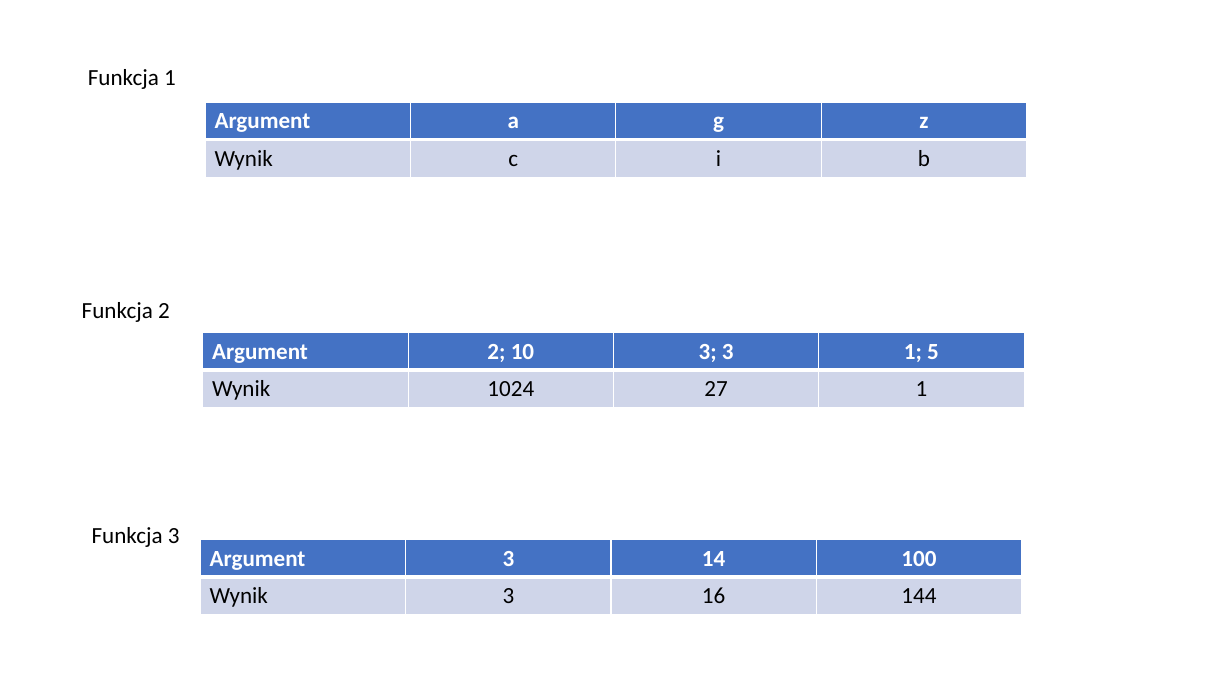
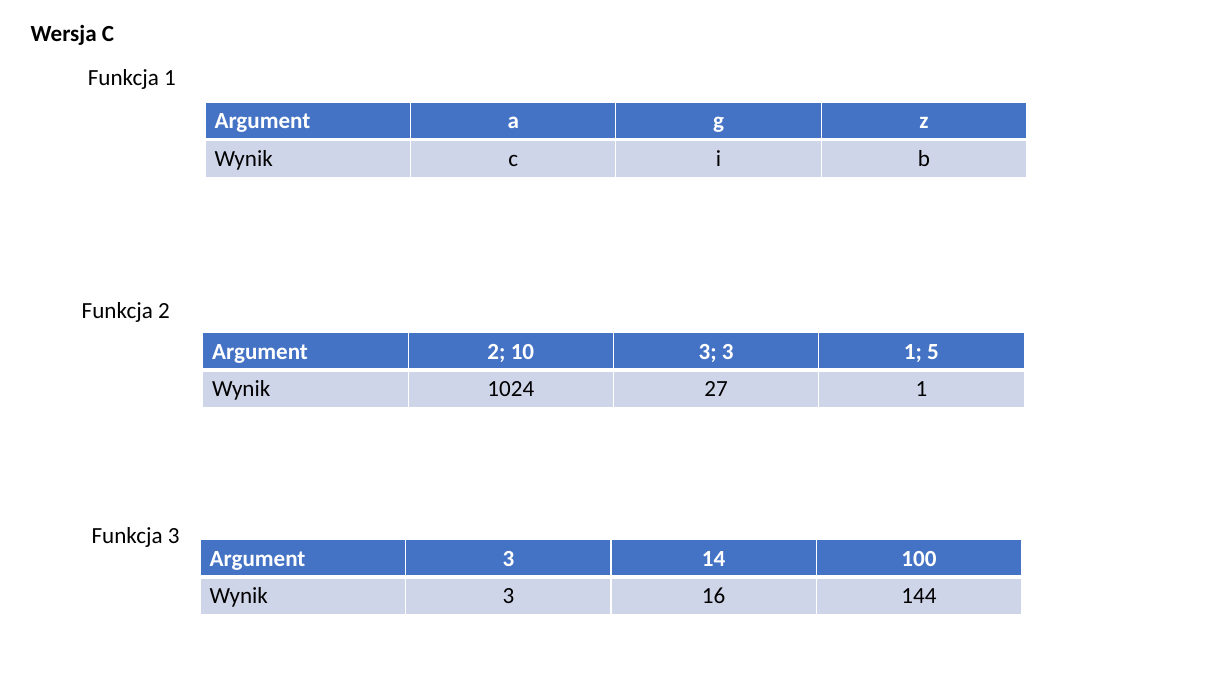
Before and after one commit to blackbat13/CS-HTiEW, a slide deck: slide 5 of Wprowadzenie do funkcji/IV. Wprowadzenie do funkcji/Zadania.pptx. Drawn at 1232x693 pixels with LibreOffice and Linux fonts; fonts in the diff are those of the drawing. Boxes give left, top, right and bottom in pixels: in the first picture for what was removed or moved away, otherwise in the second. Text is boxed around its words. In the diff, an @@ line names an element or a change of style, - is before the commit and + after.

```diff
--- a/Wprowadzenie do funkcji/IV. Wprowadzenie do funkcji/Zadania.pptx
+++ b/Wprowadzenie do funkcji/IV. Wprowadzenie do funkcji/Zadania.pptx
@@ text added at [31, 25, 114, 45], 18 pt, text #000000, bold @@
+Wersja C
```
Also in this commit, not shown: 2 other slides changed, 1 other file.
